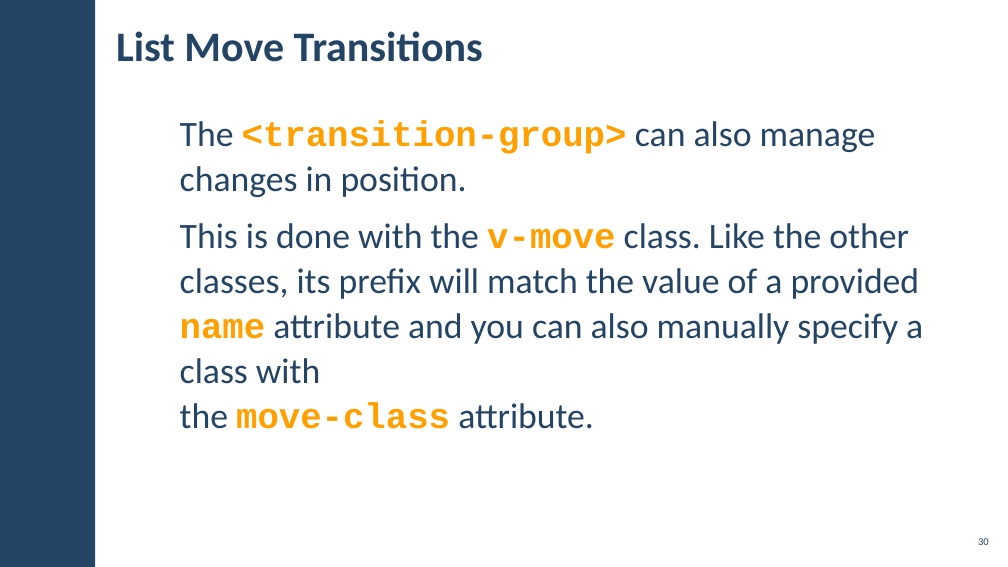
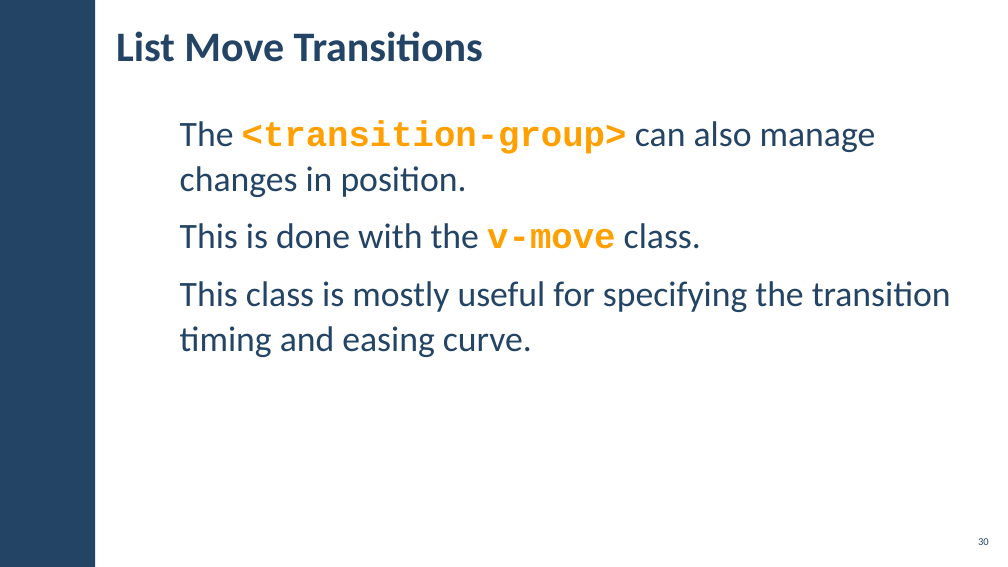
Before and after one commit to Vue-Course-Plans/Vue-Lectures, a slide deck: slide 30 of Vue-Animations/Vue-Animations.pptx. Drawn at 1008x567 pixels with LibreOffice and Linux fonts; fonts in the diff are those of the drawing; background and template pictures are left out. Boxes give left, top, right and bottom in pixels: in the first picture for what was removed or moved away, otherwise in the second. Text is boxed around its words. In the diff, an @@ line names an element or a change of style, - is before the commit and + after.

Commit message:
Minor changes to presentation. Added a lab.

```diff
--- a/Vue-Animations/Vue-Animations.pptx
+++ b/Vue-Animations/Vue-Animations.pptx
@@ text at bbox=[180, 223, 951, 357]: text changed @@
-This is done with the v-move class. Like the other classes, its prefix will match the value of a provided name attribute and you can also manually specify a class with
-the move-class attribute.
+This is done with the v-move class.
+This class is mostly useful for specifying the transition
+timing and easing curve.
```
Also in this commit, not shown: 4 other slides changed, 1 other file.
